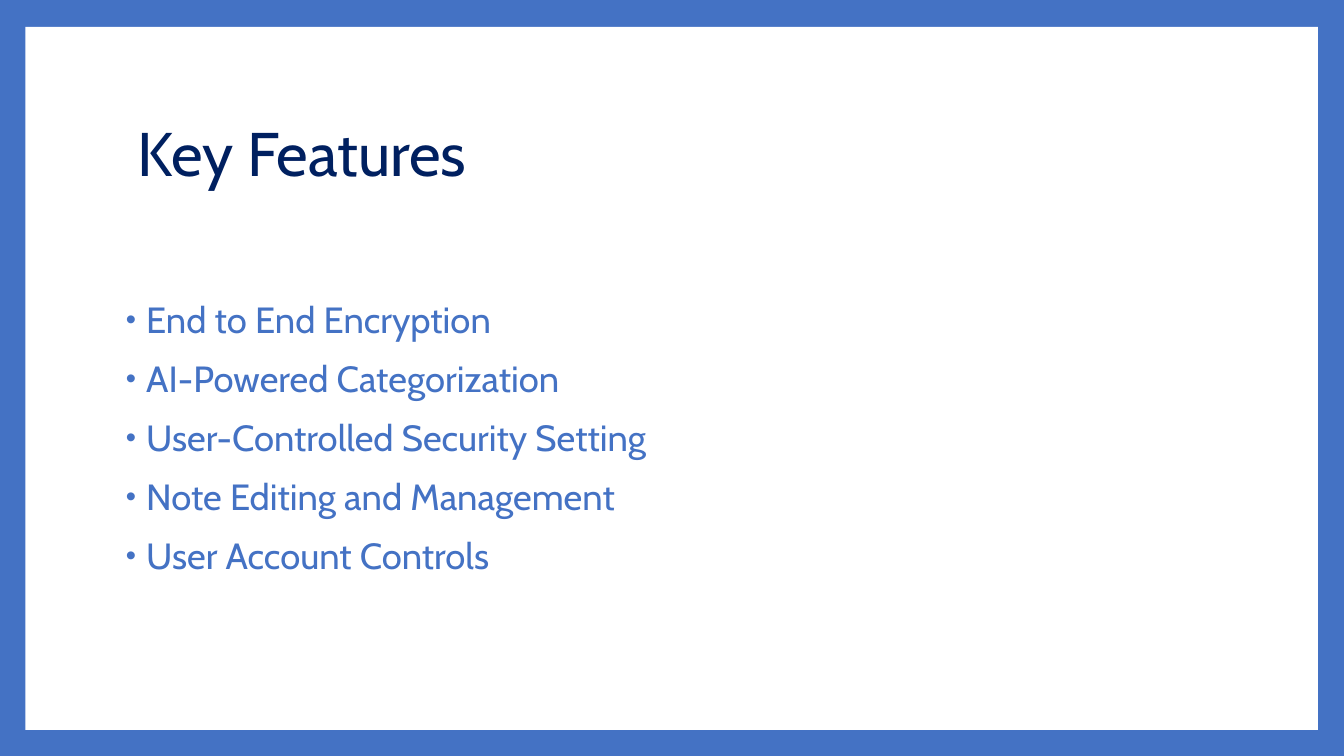
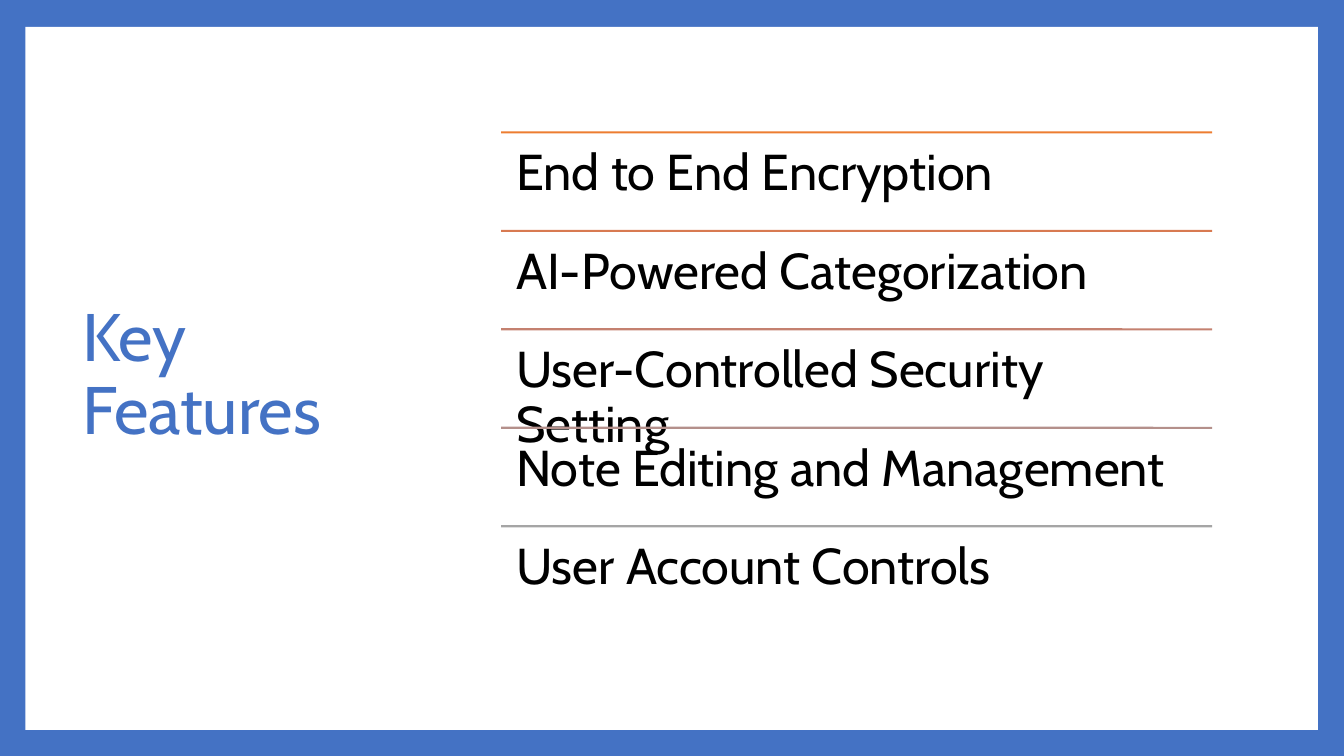
Before and after one commit to Dwaddle26/EncryptNotes, a slide deck: slide 4 of Phase 4 Documentation/Team_2_Presentation_4_V2.pptx. Drawn at 1344x756 pixels with LibreOffice and Linux fonts; fonts in the diff are those of the drawing. Boxes give left, top, right and bottom in pixels: in the first picture for what was removed or moved away, otherwise in the second. Text is boxed around its words. In the diff, an @@ line names an element or a change of style, - is before the commit and + after.

Commit message:
Change the layout of the Slides
I change how some the slides looked and added a little more information to one.

```diff
--- a/Phase 4 Documentation/Team_2_Presentation_4_V2.pptx
+++ b/Phase 4 Documentation/Team_2_Presentation_4_V2.pptx
@@ title "Key Features": place and size @@
-title "Key Features" at [138,133,466,190]
+title "Key Features" at [82,314,321,435]
@@ title "Key Features" at [82,314,321,435]: size 44 to 48 pt, text colour #002060 to #4472C4 @@
@@ text removed at [146,305,646,570] @@
-• End to End Encryption
-• AI-Powered Categorization
-• User-Controlled Security Setting
-• Note Editing and Management
-• User Account Controls
@@ group added at [501,132,1213,585]: 5 lines, 5 texts @@
+End to End Encryption
+AI-Powered Categorization
+User-Controlled Security Setting
+Note Editing and Management
+User Account Controls
```
Also in this commit, not shown: 6 other slides changed, 1 slide added, 1 other file.
